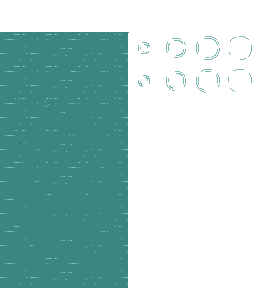
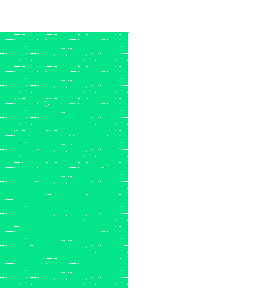
Layers edited between the first and the second (256, 288) image:
painted on "Pasted Layer" over [0, 32, 252, 288]
